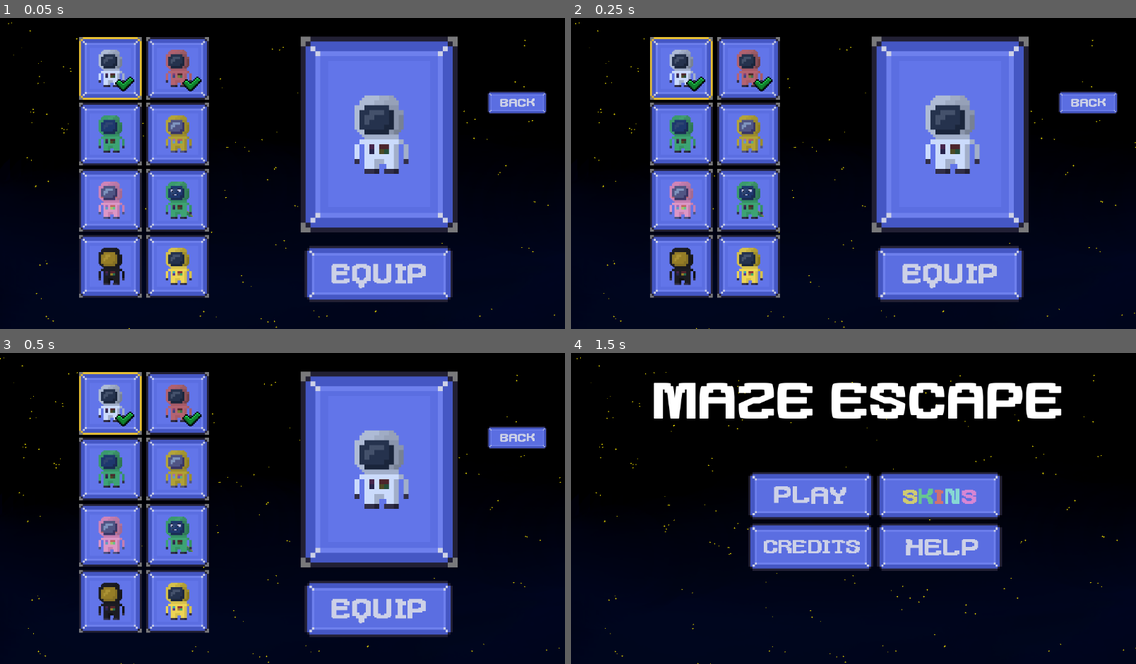
Above: before the commit, frames 1-4 (two rows, left to right).
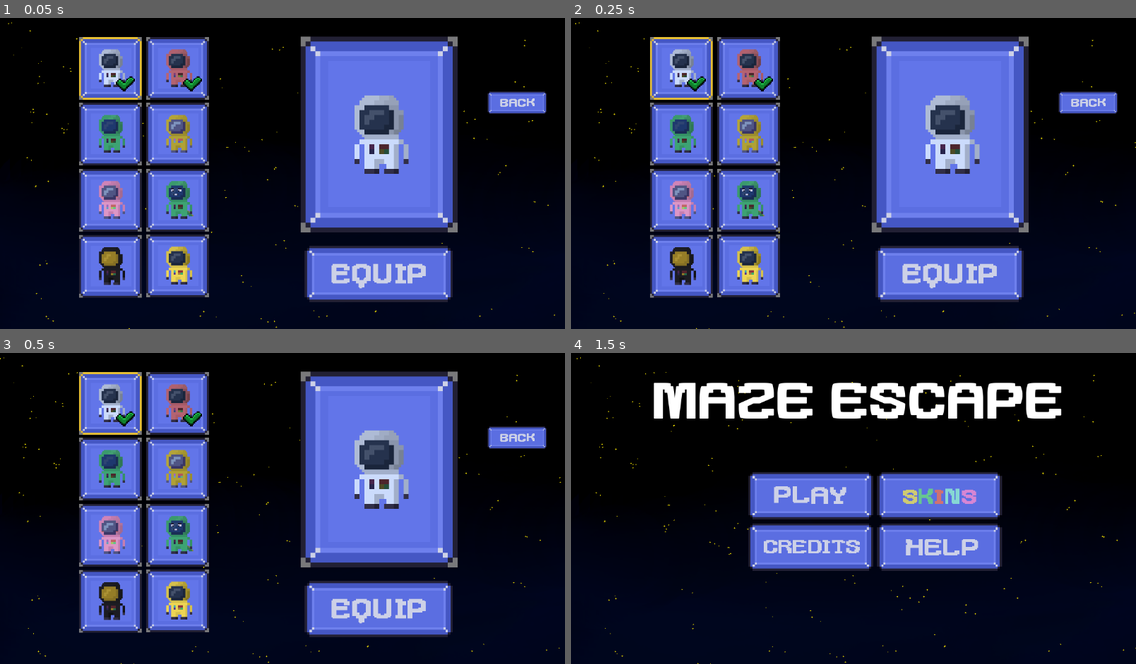
Above: after the commit, the same moments.

Repository: ilsyxn/void-escape
Game: Godot game, scene res://main-menu/skins.tscn
Same seed, same stepped clock (60 frames per second), same inputs: the game is played once before the commit and once after it. This scene is started directly instead of the project's main scene.
Inputs (mouse positions are in pixels of both pictures, inside the frame that each line leads up to):
- Up to frame 1 (0.05 s): no input
- Up to frame 2 (0.25 s): no input
- Up to frame 3 (0.5 s): no input
- Up to frame 4 (1.5 s): click (949, 608) at 0.5 s; click (1090, 436) at 1.25 s

The runs differ from the first frame. In frame 1, 1.4% of the frame differs, in the area x 17-37%, y 9-91%; in frame 2, 1.4%; in frame 3, 1.4%; in frame 4, nothing differs.

Commit message:
Bewertungs Screen hinzugefügt

Diff:
--- a/assets/tilemap.tres
+++ b/assets/tilemap.tres
@@ -27,6 +27,7 @@
 [ext_resource type="Texture2D" uid="uid://bhlb61ceq3if1" path="res://assets/mars/mars-outer-wall-corner.png" id="20_irmkl"]
 [ext_resource type="Texture2D" uid="uid://cnhuimvkpyq2" path="res://assets/mars/mars-wall.png" id="21_5re1w"]
 [ext_resource type="Texture2D" uid="uid://bbwpjenfcgfwe" path="res://assets/mars/mars-ceiling-top.png" id="22_kwf05"]
+[ext_resource type="Texture2D" uid="uid://c1k734np7arhu" path="res://assets/star_collected.png" id="24_mqgeg"]
 
 [sub_resource type="OccluderPolygon2D" id="OccluderPolygon2D_o2pyr"]
 polygon = PackedVector2Array(-16, -16, 16, -16, 16, 16, -16, 16)
@@ -203,6 +204,13 @@
 
 [sub_resource type="TileSetAtlasSource" id="TileSetAtlasSource_f8nyu"]
 texture = ExtResource("4_hscha")
+texture_region_size = Vector2i(32, 32)
+0:0/0 = 0
+0:0/0/physics_layer_0/linear_velocity = Vector2(0, 0)
+0:0/0/physics_layer_0/angular_velocity = 0.0
+
+[sub_resource type="TileSetAtlasSource" id="TileSetAtlasSource_u3n3h"]
+texture = ExtResource("24_mqgeg")
 texture_region_size = Vector2i(32, 32)
 0:0/0 = 0
 0:0/0/physics_layer_0/linear_velocity = Vector2(0, 0)
@@ -292,3 +300,4 @@
 sources/27 = SubResource("TileSetAtlasSource_hynwp")
 sources/28 = SubResource("TileSetAtlasSource_4hkxb")
 sources/29 = SubResource("TileSetAtlasSource_mrpuj")
+sources/32 = SubResource("TileSetAtlasSource_u3n3h")
--- a/level/world1/level.gd
+++ b/level/world1/level.gd
@@ -17,6 +17,7 @@
 @onready var save_Game = preload("res://save/saveGame.tres")
 @onready var player = save_Game.getWorld1Player()
 @onready var particles = 0
+@onready var bewertung = $"../Belichtet/Bewertung"
 
 
 
@@ -28,6 +29,9 @@
 
 @onready var stoppuhr = $"../Belichtet/stoppuhr"
 @onready var high_score_time = $"../Belichtet/HighScoreTime"
+@export var three_stars : float
+@export var two_stars : float
+
 
 
 
@@ -52,7 +56,7 @@
 	if !save_Game.bonusItems.has(id):
 		set_cell(1, starPos, 11, Vector2i(0,0), 0)
 	else:
-		star.texture = load("res://assets/star.png")
+		set_cell(1, starPos, 32, Vector2i(0,0), 0)
 
 	# Player Position auf der Map finden
 	for tile_pos in get_used_cells(1):
@@ -139,8 +143,15 @@
 					save_Game.time[id] = stoppuhr.time
 				if bonus:
 					save_Game.bonusCollected(id)
-
-			get_tree().change_scene_to_file("res://main-menu/level_selector.tscn")
+			if stoppuhr.time < three_stars:
+				bewertung.three_stars(id)
+			elif stoppuhr.time < two_stars:
+				bewertung.two_stars(id)
+			else:
+				bewertung.one_star(id)
+			bewertung.set_times(stoppuhr.time, save_Game.time[id])
+			hide_lvl_ui()
+			bewertung.bounce_in()
 
 # Zum hinzufügen der Void
 func add_particle(pos: Vector2i):
@@ -167,3 +178,12 @@
 
 func _on_timer_timeout():
 	if !timer_done:	execute_timeout_actions()
+
+func hide_lvl_ui():
+	$"../Belichtet/light_out_in".hide()
+	$"../Belichtet/gebrauchte_zeit".hide()
+	$"../Belichtet/stoppuhr/label".hide()
+	$"../Belichtet/Highscore".hide()
+	$"../Belichtet/HighScoreTime".hide()
+	$"../visual_timer/time".hide()
+	$"../Belichtet/Border".hide()
--- a/level/world1/level_1.tscn
+++ b/level/world1/level_1.tscn
@@ -10,6 +10,7 @@
 [ext_resource type="Script" path="res://level/stoppuhr.gd" id="8_u803n"]
 [ext_resource type="PackedScene" uid="uid://h2dqw4dt0jx3" path="res://assets/ui/settings.tscn" id="9_i0ps3"]
 [ext_resource type="Script" path="res://level/visual_timer.gd" id="10_216da"]
+[ext_resource type="PackedScene" uid="uid://bbefcdphgqnaf" path="res://main-menu/bewertung.tscn" id="10_tiku2"]
 
 [node name="Level1" type="Node2D"]
 
@@ -29,6 +30,8 @@
 id = 1
 starPos = Vector2(5, 4)
 startPos = Vector2i(5, 1)
+three_stars = 4.0
+two_stars = 10.0
 
 [node name="Fog" type="CanvasModulate" parent="."]
 visible = false
@@ -164,6 +167,7 @@
 metadata/_edit_use_anchors_ = true
 
 [node name="Settings" parent="Belichtet" instance=ExtResource("9_i0ps3")]
+visible = false
 offset_left = 150.0
 offset_top = 340.0
 offset_right = -788.0
@@ -171,6 +175,10 @@
 scale = Vector2(0.3, 0.3)
 metadata/_edit_use_anchors_ = true
 
+[node name="Bewertung" parent="Belichtet" instance=ExtResource("10_tiku2")]
+position = Vector2(576, -280)
+scale = Vector2(0.3, 0.3)
+
 [node name="visual_timer" type="Node" parent="."]
 script = ExtResource("10_216da")
 
--- a/level/world1/level_2.tscn
+++ b/level/world1/level_2.tscn
@@ -10,6 +10,7 @@
 [ext_resource type="Script" path="res://level/visual_timer.gd" id="8_hdrjm"]
 [ext_resource type="Script" path="res://level/stoppuhr.gd" id="8_valib"]
 [ext_resource type="PackedScene" uid="uid://h2dqw4dt0jx3" path="res://assets/ui/settings.tscn" id="9_37qmj"]
+[ext_resource type="PackedScene" uid="uid://bbefcdphgqnaf" path="res://main-menu/bewertung.tscn" id="10_vlvyh"]
 
 [sub_resource type="TileSetAtlasSource" id="TileSetAtlasSource_f3pfl"]
 texture = ExtResource("6_165i1")
@@ -35,7 +36,9 @@
 script = ExtResource("5_jl34d")
 id = 2
 starPos = Vector2(13, 4)
-startPos = Vector2i(7, 1)
+startPos = Vector2i(1, 1)
+three_stars = 12.0
+two_stars = 12.0
 
 [node name="Fog" type="CanvasModulate" parent="."]
 visible = false
@@ -168,6 +171,10 @@
 offset_bottom = -45.0
 scale = Vector2(0.3, 0.3)
 
+[node name="Bewertung" parent="Belichtet" instance=ExtResource("10_vlvyh")]
+position = Vector2(576, -280)
+scale = Vector2(0.3, 0.3)
+
 [node name="visual_timer" type="Node" parent="."]
 script = ExtResource("8_hdrjm")
 
--- a/level/world1/level_3.tscn
+++ b/level/world1/level_3.tscn
@@ -10,6 +10,7 @@
 [ext_resource type="Script" path="res://level/stoppuhr.gd" id="8_pnj55"]
 [ext_resource type="Script" path="res://level/visual_timer.gd" id="8_v4lpi"]
 [ext_resource type="PackedScene" uid="uid://h2dqw4dt0jx3" path="res://assets/ui/settings.tscn" id="9_as6kf"]
+[ext_resource type="PackedScene" uid="uid://bbefcdphgqnaf" path="res://main-menu/bewertung.tscn" id="10_6y0ps"]
 
 [node name="Level3" type="Node2D"]
 
@@ -25,6 +26,8 @@
 id = 3
 starPos = Vector2(22, 13)
 startPos = Vector2i(21, 1)
+three_stars = 12.0
+two_stars = 20.0
 
 [node name="Fog" type="CanvasModulate" parent="."]
 visible = false
@@ -158,6 +161,10 @@
 offset_bottom = -45.0
 scale = Vector2(0.3, 0.3)
 
+[node name="Bewertung" parent="Belichtet" instance=ExtResource("10_6y0ps")]
+position = Vector2(576, -280)
+scale = Vector2(0.3, 0.3)
+
 [node name="visual_timer" type="Node" parent="."]
 script = ExtResource("8_v4lpi")
 
--- a/level/world1/level_4.tscn
+++ b/level/world1/level_4.tscn
@@ -10,6 +10,7 @@
 [ext_resource type="Script" path="res://level/visual_timer.gd" id="8_1hvt6"]
 [ext_resource type="Script" path="res://level/stoppuhr.gd" id="8_5ir8j"]
 [ext_resource type="PackedScene" uid="uid://h2dqw4dt0jx3" path="res://assets/ui/settings.tscn" id="9_x1cp4"]
+[ext_resource type="PackedScene" uid="uid://bbefcdphgqnaf" path="res://main-menu/bewertung.tscn" id="10_u586v"]
 
 [node name="Level4" type="Node2D"]
 
@@ -24,6 +25,8 @@
 id = 4
 starPos = Vector2(13, 9)
 startPos = Vector2i(13, 1)
+three_stars = 28.0
+two_stars = 25.0
 
 [node name="Fog" type="CanvasModulate" parent="."]
 visible = false
@@ -150,10 +153,15 @@
 text = "00:00"
 
 [node name="Settings" parent="Belichtet" instance=ExtResource("9_x1cp4")]
+visible = false
 offset_left = 144.0
 offset_top = 326.0
 offset_right = -794.0
 offset_bottom = -59.0
+scale = Vector2(0.3, 0.3)
+
+[node name="Bewertung" parent="Belichtet" instance=ExtResource("10_u586v")]
+position = Vector2(576, -280)
 scale = Vector2(0.3, 0.3)
 
 [node name="visual_timer" type="Node" parent="."]
--- a/level/world1/level_5.tscn
+++ b/level/world1/level_5.tscn
@@ -10,6 +10,7 @@
 [ext_resource type="Script" path="res://level/stoppuhr.gd" id="8_7c1ue"]
 [ext_resource type="Script" path="res://level/visual_timer.gd" id="8_go7qp"]
 [ext_resource type="PackedScene" uid="uid://h2dqw4dt0jx3" path="res://assets/ui/settings.tscn" id="9_8vrw0"]
+[ext_resource type="PackedScene" uid="uid://bbefcdphgqnaf" path="res://main-menu/bewertung.tscn" id="10_0vdah"]
 
 [node name="Level5" type="Node2D"]
 
@@ -25,6 +26,8 @@
 id = 5
 starPos = Vector2(12, 12)
 startPos = Vector2i(28, 1)
+three_stars = 22.0
+two_stars = 38.0
 
 [node name="Fog" type="CanvasModulate" parent="."]
 visible = false
@@ -159,6 +162,10 @@
 offset_bottom = -68.0
 scale = Vector2(0.3, 0.3)
 
+[node name="Bewertung" parent="Belichtet" instance=ExtResource("10_0vdah")]
+position = Vector2(576, -280)
+scale = Vector2(0.3, 0.3)
+
 [node name="visual_timer" type="Node" parent="."]
 script = ExtResource("8_go7qp")
 
--- /dev/null
+++ b/main-menu/bewertung.gd
@@ -0,0 +1,49 @@
+extends Sprite2D
+
+@onready var stern_1 = $Stern1
+@onready var stern_2 = $Stern2
+@onready var stern_3 = $Stern3
+@onready var cont = $Continue
+var tween : Tween
+@onready var highscore = $Highscore
+@onready var required = $Required
+@onready var save_Game = preload("res://save/saveGame.tres")
+
+func three_stars(id):
+	stern_1.texture = preload("res://main-menu/star_gelb_big.png")
+	stern_2.texture = preload("res://main-menu/star_gelb_big.png")
+	stern_3.texture = preload("res://main-menu/star_gelb_big.png")
+	if !save_Game.three_stars.has(id):
+		save_Game.three_stars.append(id)
+
+func two_stars(id):
+	stern_1.texture = preload("res://main-menu/star_gelb_big.png")
+	stern_2.texture = preload("res://main-menu/star_gelb_big.png")
+	if !save_Game.two_stars.has(id):
+		save_Game.two_stars.append(id)
+
+func one_star(id):
+	stern_1.texture = preload("res://main-menu/star_gelb_big.png")
+	if !save_Game.one_star.has(id):
+		save_Game.one_star.append(id)
+
+
+
+func _on_continue_pressed():
+	get_tree().change_scene_to_file("res://main-menu/level_selector.tscn")
+
+func set_times(req, high):
+	required.text += str(round_place(req, 2))
+	highscore.text += str(round_place(high, 2))
+
+
+
+func bounce_in() -> void:
+	tween = create_tween()
+
+	# Change position x to 512 over 2 seconds
+	# Also add a bounce at the end of the transition:
+	tween.tween_property(self, "position:y", 350, 2.0).set_trans(Tween.TRANS_BOUNCE).set_ease(Tween.EASE_OUT)
+
+func round_place(num,places):
+	return (round(num*pow(10,places))/pow(10,places))
--- /dev/null
+++ b/main-menu/bewertung.tscn
@@ -0,0 +1,56 @@
+[gd_scene load_steps=7 format=3 uid="uid://bbefcdphgqnaf"]
+
+[ext_resource type="Texture2D" uid="uid://d3qioovkcfned" path="res://assets/ui/bewertung.png" id="1_puthg"]
+[ext_resource type="Script" path="res://main-menu/bewertung.gd" id="2_cxjvc"]
+[ext_resource type="Texture2D" uid="uid://bsl1cpsm5agac" path="res://assets/star_grau_big.png" id="2_msqsy"]
+[ext_resource type="Texture2D" uid="uid://bm2edo6obenhv" path="res://assets/buttons/continue.png" id="3_ljff0"]
+[ext_resource type="Texture2D" uid="uid://rcn4t7cyblx1" path="res://assets/buttons/continue-pressed.png" id="5_5nbw1"]
+[ext_resource type="FontFile" uid="uid://btk6lr8r58ga0" path="res://assets/ui/gomarice_mix_bit_font.ttf" id="6_fd5a6"]
+
+[node name="Bewertung" type="Sprite2D"]
+texture = ExtResource("1_puthg")
+script = ExtResource("2_cxjvc")
+
+[node name="Stern3" type="Sprite2D" parent="."]
+position = Vector2(444, -219.6)
+scale = Vector2(1.4, 1.4)
+texture = ExtResource("2_msqsy")
+
+[node name="Stern2" type="Sprite2D" parent="."]
+position = Vector2(-1.19995, -403.6)
+scale = Vector2(1.4, 1.4)
+texture = ExtResource("2_msqsy")
+
+[node name="Stern1" type="Sprite2D" parent="."]
+position = Vector2(-456, -219.6)
+scale = Vector2(1.4, 1.4)
+texture = ExtResource("2_msqsy")
+
+[node name="Continue" type="TextureButton" parent="."]
+offset_left = -416.0
+offset_top = 405.0
+offset_right = -295.0
+offset_bottom = 451.0
+scale = Vector2(7, 7)
+texture_normal = ExtResource("3_ljff0")
+texture_pressed = ExtResource("5_5nbw1")
+
+[node name="Highscore" type="Label" parent="."]
+offset_left = -710.0
+offset_top = 17.0
+offset_right = 813.0
+offset_bottom = 168.0
+theme_override_fonts/font = ExtResource("6_fd5a6")
+theme_override_font_sizes/font_size = 145
+text = "Highscore: "
+
+[node name="Required" type="Label" parent="."]
+offset_left = -725.0
+offset_top = 166.0
+offset_right = 799.0
+offset_bottom = 367.0
+theme_override_fonts/font = ExtResource("6_fd5a6")
+theme_override_font_sizes/font_size = 145
+text = "clear time:  "
+
+[connection signal="pressed" from="Continue" to="." method="_on_continue_pressed"]
--- a/main-menu/shop_selection.tscn
+++ b/main-menu/shop_selection.tscn
@@ -75,7 +75,7 @@
 image = ExtResource("9_1m4po")
 
 [node name="Slot8" parent="VBoxContainer/HBoxContainer4" instance=ExtResource("1_fykkm")]
-position = Vector2(68.5, 190)
+position = Vector2(68.5, 189.5)
 id = 7
 image = ExtResource("10_jnjcq")
 
--- a/main-menu/slot.tscn
+++ b/main-menu/slot.tscn
@@ -12,13 +12,15 @@
 texture = ExtResource("1_s3yat")
 
 [node name="Background" type="Sprite2D" parent="Img"]
+position = Vector2(0.799999, -0.200001)
 scale = Vector2(1.3, 1.3)
 texture = ExtResource("2_ksli3")
 
 [node name="Skin" type="Sprite2D" parent="Img"]
+position = Vector2(0.6, -0.400003)
 scale = Vector2(1.2, 1.2)
 
 [node name="Owned" type="Sprite2D" parent="Img"]
-position = Vector2(14, 16)
+position = Vector2(14.6, 15.6)
 scale = Vector2(0.7, 0.7)
 texture = ExtResource("4_qpp01")
--- a/save/saveGame.gd
+++ b/save/saveGame.gd
@@ -11,6 +11,10 @@
 var world1_player = welt1_skins[0]
 var world3_player = welt3_skins[0]
 var selectedSkinText = preload("res://assets/skins/character.png")
+
+var three_stars = []
+var two_stars = []
+var one_star = []
 
 func setSkin(id):
 	world1_player = welt1_skins[id]
Binary file added: assets/buttons/continue-pressed.png
Not shown, added: assets/buttons/continue-pressed.png.import
Binary file added: assets/buttons/continue.png
Not shown, added: assets/buttons/continue.png.import
Binary file added: assets/coin.png
Not shown, added: assets/coin.png.import
Binary file added: assets/star_collected.png
Not shown, added: assets/star_collected.png.import
Binary file added: assets/star_grau_big.png
Not shown, added: assets/star_grau_big.png.import
Not shown: 1 places in assets/tilemap.tres that only renumber resources
Binary file added: assets/ui/bewertung.png
(and 12 more such lines)
